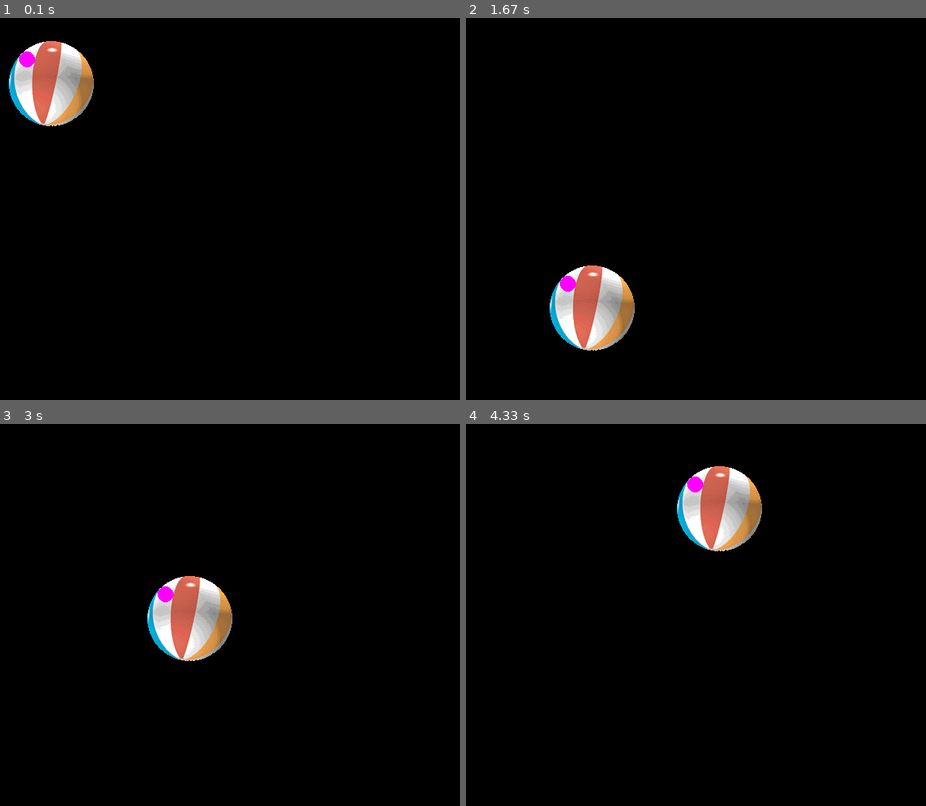
Above: before the commit, frames 1-4 (two rows, left to right).
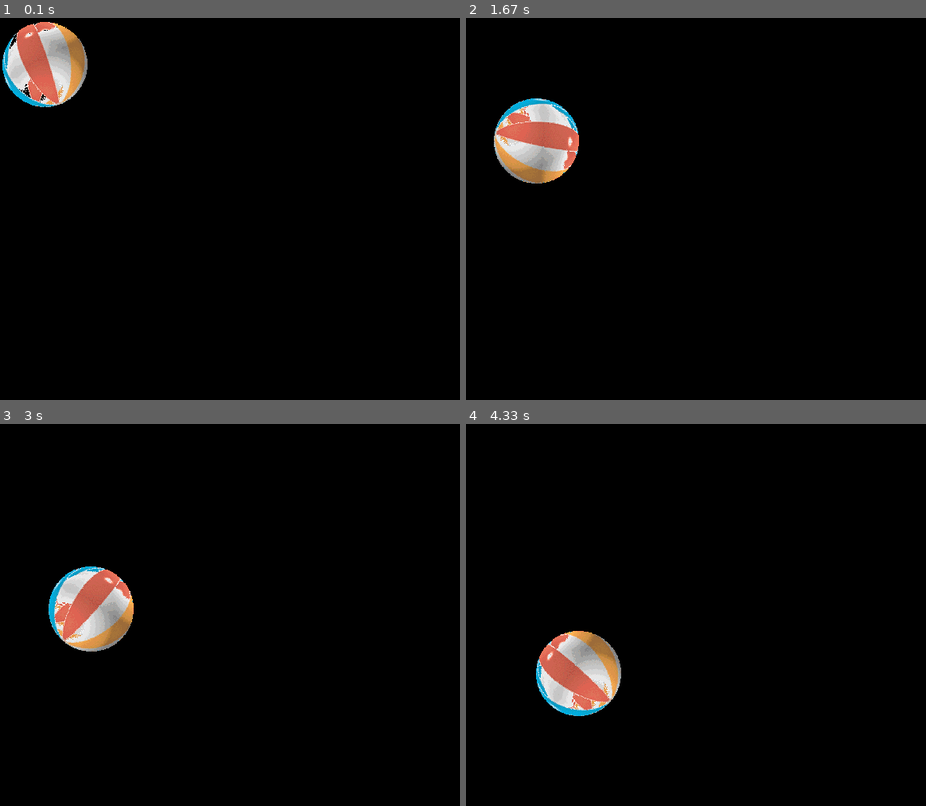
Above: after the commit, the same moments.

Repository: oc-cs240/f2012
Game: pygame game, started from lecture/pygame1/pygame1.py
Two runs of this game, one before a commit and one after it. Both use one fixed random seed, a clock stepped at 60 frames per second and the inputs below. The source is Python 2; it was converted automatically to run under Python 3.
Inputs:
- Up to frame 1 (0.1 s): no input
- Up to frame 2 (1.67 s): no input
- Up to frame 3 (3 s): no input
- Up to frame 4 (4.33 s): no input

The runs differ from the first frame. In frame 1, 3.5% of the frame differs, in the area x 0-21%, y 1-29%; in frame 2, 6.4%, in the area x 6-37%, y 21-88%; in frame 3, 6.4%; in frame 4, 6.4%.

Commit message:
Some random changes.

Diff:
--- a/lecture/pygame1/pygame1.py
+++ b/lecture/pygame1/pygame1.py
@@ -10,12 +10,19 @@
 
 screen = pygame.display.set_mode((width, height))
 
-ball = pygame.image.load("ball.gif").convert_alpha()
-pygame.draw.circle(ball, pygame.Color('magenta'), (25, 25), 10)
+ball = pygame.image.load("ball.gif").convert()
+# pygame.draw.circle(ball, pygame.Color('magenta'), (25, 25), 10)
 ball_rect = ball.get_rect()
+print 'ball_rect', ball_rect
+
+ball2 = ball.copy()
+ball2_rect = ball2.get_rect()
 
 horizontal = 1
 vertical = 3
+spin = 30
+
+clock = pygame.time.Clock()
 
 running = True
 while running:
@@ -23,10 +30,11 @@
 
     screen.fill((0, 0, 0))          # Redraw background
     screen.blit(ball, ball_rect)    # Draw ball to screen
+    # screen.blit(ball2, (0, 0), ball2_rect)
     pygame.display.flip()           # Display screen in window
-    ball_rect[0] += horizontal      # Move ball, 1 pixel right
-    ball_rect[1] += vertical        # Move ball, 1 pixel right
+    ball_rect.move_ip(horizontal, vertical)
 
+    # Move the ball
     if ball_rect.right >= width:
         horizontal = -1
     elif ball_rect.left <= 0:
@@ -36,6 +44,28 @@
     elif ball_rect.top <= 0:
         vertical = 3
 
+    # # Rotate the ball
+    spun = pygame.transform.rotate(ball, spin)
+    spun_rect = spun.get_rect()
+    shrink = ball_rect.width - spun_rect.width
+    spun_rect.inflate_ip(shrink, shrink)
+    # ball2.fill((0, 0, 0))
+    ball.blit(spun, (0, 0), spun_rect)
+    # print spun_rect
+    # pygame.display.flip()           # Display screen in window
+    # ball2_rect = ball2.get_rect()
+    # shrink = ball_rect.width - ball2_rect.width
+    # ball2_rect.inflate_ip(shrink, shrink)
+    # ball2.blit(ball2, ball2_rect)
+    # print 'ball2_rect', ball2_rect
+    # ball_rect = ball.get_rect()
+    # deflate = ball_rect.width - ball2_rect.width
+    # ball2_rect.inflate_ip(deflate, deflate)
+    # # print offset
+    # # ball.fill((0, 0, 0))
+    # ball.blit(ball2, (0, 0), ball2_rect)
+
+    clock.tick(20)
     for event in pygame.event.get():
         if event.type == pygame.QUIT or (event.type == pygame.KEYDOWN and event.key == pygame.K_q):
             # exit()
